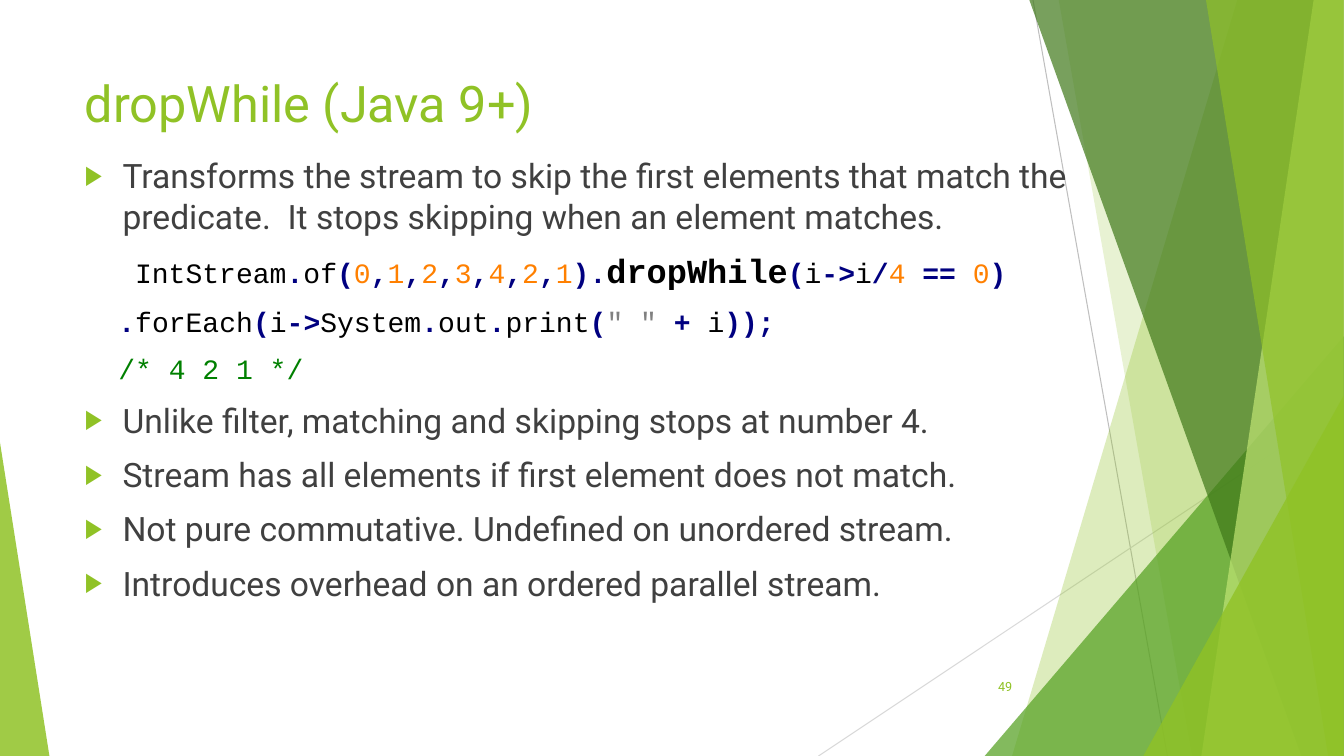
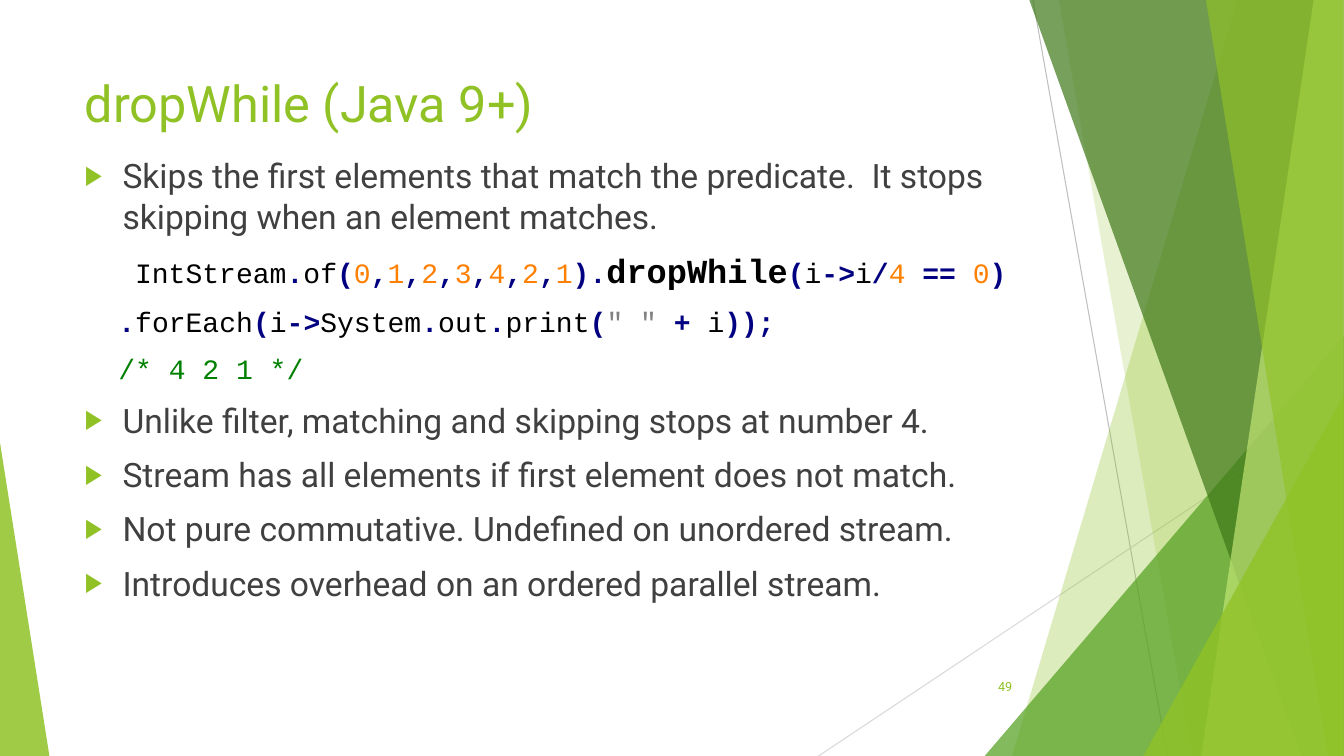
Before and after one commit to RichardRoda/2017-CodePaLOUsa-Lambda, a slide deck: slide 49 of Learning to Love the Lambda in the Stream.pptx. Drawn at 1344x756 pixels with LibreOffice and Linux fonts; fonts in the diff are those of the drawing. Boxes give left, top, right and bottom in pixels: in the first picture for what was removed or moved away, otherwise in the second. Text is boxed around its words. In the diff, an @@ line names an element or a change of style, - is before the commit and + after.

```diff
--- a/Learning to Love the Lambda in the Stream.pptx
+++ b/Learning to Love the Lambda in the Stream.pptx
@@ text at (x1=123, y1=162, x2=983, y2=236): text changed @@
-▶ Transforms the stream to skip the first elements that match the predicate. It stops skipping when an element matches.
+▶ Skips the first elements that match the predicate. It stops skipping when an element matches.
```
Also in this commit, not shown: 7 other slides changed.
